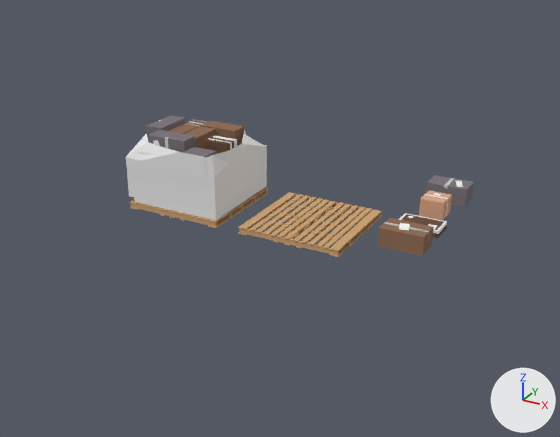
Before and after pictures for a commit that changed the Blender file Serial Cleaners/Assets/Models/Environment/Tutorial/Blend/WarehouseAssets.blend.
Both versions are drawn from a 50 mm camera at (23.7, -48.0, 24.0) aimed at (-5.6, 5.3, -2.7). Every picture has the same lights, and +X, +Y and +Z are marked at lower right.

Script lines for the objects in view, before the commit:
```python
ob_carbordbox1 = bpy.data.objects.new('CarbordBox1', me_cube_004)
ob_carbordbox1.location = (7.43, 0.0, 0.0)
ob_carbordbox1.scale = (1.65, 1.0, 0.73)
ob_carbordbox3 = bpy.data.objects.new('CarbordBox3', me_cube_007)
ob_carbordbox3.location = (7.43, 6.52, 0.0)
ob_carbordbox3.scale = (0.929, 1.0, 0.73)
ob_carbordbox4 = bpy.data.objects.new('CarbordBox4', me_cube_008)
ob_carbordbox4.location = (7.43, 10.08, 0.0)
ob_carbordbox4.scale = (1.65, 1.0, 0.73)
ob_woodpalette = bpy.data.objects.new('WoodPalette', me_cube_002)
ob_woodpalette.location = (0.0, 0.0, 0.0)
ob_woodpalette.scale = (0.214, 3.94, 0.0379)
ob_woodpalettefull1 = bpy.data.objects.new('WoodPaletteFull1', me_cube_009)
ob_woodpalettefull1.location = (-10.04, 0.0, 0.0)
ob_woodpalettefull1.scale = (0.214, 3.94, 0.0379)
# also in view: 'CarbordBox2' at (7.4, 3.4, 0.3)
```
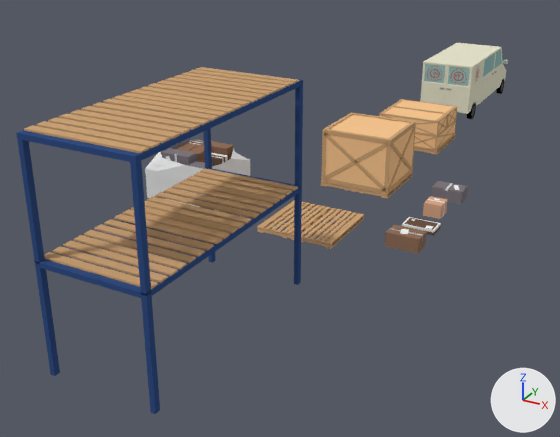
Where the newer file only moved an object's origin or applied its transform, the numbers keep the older frame.

The change, as a diff of the scene's bpy script:
```diff
--- a/Serial Cleaners/Assets/Models/Environment/Tutorial/Blend/WarehouseAssets.blend.py
+++ b/Serial Cleaners/Assets/Models/Environment/Tutorial/Blend/WarehouseAssets.blend.py
@@ mat_logo @@
+mat_logo = bpy.data.materials.new('Logo')
+# colours: white #ffffff, red #bc2932
+# uses the picture img_logo2_png
@@ me_cube_002 @@
 me_cube_002.from_pydata(...)  # 184 vertices, 138 faces; spans x -18.8..18.7, y -1.0..1.0, z 0.0..14.1
 # used by ob_woodpalette; location = (0.0, 0.0, 0.0); scale = (0.214, 3.94, 0.0379)
+# me_cube_002 part 1: the whole mesh is scaled about the mesh origin by 0.75
 me_cube_002.materials.append(mat_woodpalette)
@@ me_cube_004 @@
 me_cube_004.from_pydata(...)  # 32 vertices, 26 faces; spans x -1.01..1.0, y -1.0..1.0, z 0.0..2.01
 # used by ob_carbordbox1; location = (7.43, 0.0, 0.0); scale = (1.65, 1.0, 0.73)
+# me_cube_004 part 2: the whole mesh is scaled about the mesh origin by 0.75
 me_cube_004.materials.append(mat_boxlabel)
@@ me_cube_007 @@
 me_cube_007.from_pydata(...)  # 28 vertices, 17 faces; spans x -1.0..1.01, y -1.0..1.0, z 0.0..2.01
 # used by ob_carbordbox3; location = (7.43, 6.52, 0.0); scale = (0.929, 1.0, 0.73)
+# me_cube_007 part 3: the whole mesh is scaled about the mesh origin by 0.75
 me_cube_007.materials.append(mat_cardboard3)
@@ me_cube_009 @@
 me_cube_009.from_pydata(...)  # 1467 vertices, 1008 faces; spans x -20.0..19.0, y -1.0..1.0, z 0.0..160.0
 # used by ob_woodpalettefull1; location = (-10.04, 0.0, 0.0); scale = (0.214, 3.94, 0.0379)
+# me_cube_009 part 4: the whole mesh is scaled about the mesh origin by 0.75
 me_cube_009.materials.append(mat_woodpalette)
@@ ob_van @@
+ob_van = bpy.data.objects.new('Van', me_cube_006)  # 1419 vertices, 1338 faces; spans x 0.0..3.2, y -7.2..8.7, z 0.0..6.1; in mat_windows (cyan #96bebc), mat_vanbody (white #e7e5cd), mat_tire (black #000000), mat_rim (dark grey #575757), mat_doorhandle (grey #838383); modifiers MIRROR
+ob_van.location = (0.0, 38.44, 0.0)
@@ ob_warehouseshelves @@
+ob_warehouseshelves = bpy.data.objects.new('WarehouseShelves', me_cube)  # 160 vertices, 138 faces; spans x -3.43..3.43, y -7.69..0.0, z -0.01..6.77; in mat_material (blue #344e83), mat_woodpalette (brown #cda477); modifiers MIRROR, ARRAY
+ob_warehouseshelves.location = (0.0, -16.1, 0.0)
@@ ob_woodcratehalves @@
+ob_woodcratehalves = bpy.data.objects.new('WoodCrateHalves', me_cube_003)  # 984 vertices, 738 faces; spans x -3.03..3.01, y -2.97..2.97, z 0.0..3.22; in mat_woodpalette (brown #cda477), mat_woodpalettelight (beige #fac891)
+ob_woodcratehalves.location = (0.0, 23.23, 0.0)
@@ ob_woodcrate @@
+ob_woodcrate = bpy.data.objects.new('WoodCrate', me_cube_001)  # 384 vertices, 288 faces; spans x -3.03..3.01, y -2.96..2.97, z 0.0..4.95; in mat_woodpalette (brown #cda477), mat_woodpalettelight (beige #fac891)
+ob_woodcrate.location = (0.0, 10.71, 0.0)
```

Pixel boxes [x1, y1, x2, y2] of what changed, in the pictures (560 x 437 px):
'WarehouseShelves', added
    after: [16, 67, 303, 414]
    faces in mat_woodpalette (brown #cda477): [24, 67, 299, 289]
    faces in mat_material (blue #344e83): [16, 67, 303, 414]
'WoodPaletteFull1', mesh rescaled
    before: [126, 115, 268, 228]
    after: [145, 139, 250, 213]
'WoodCrate', added (brown)
    after: [321, 112, 416, 198]
    faces in mat_woodpalettelight (beige #fac891): [325, 114, 415, 189]
    faces in mat_woodpalette (brown #cda477): [321, 112, 416, 198]
'WoodPalette', mesh rescaled (26% narrower, 26% shorter)
    before: [238, 192, 382, 257]
    after: [257, 201, 364, 249]
'Van', added
    after: [420, 43, 508, 119]
    faces in mat_vanbody (white #e7e5cd): [420, 43, 508, 114]
    faces in mat_windows (cyan #96bebc): [424, 49, 507, 86]
    faces in mat_logo: [426, 66, 479, 83]
'WoodCrateHalves', added (beige)
    after: [379, 99, 457, 155]
    faces in mat_woodpalettelight (beige #fac891): [380, 100, 456, 149]
    faces in mat_woodpalette (brown #cda477): [379, 99, 457, 155]
'CarbordBox1', mesh rescaled (26% narrower, 23% shorter)
    before: [378, 218, 434, 256]
    after: [385, 225, 426, 254]
'CarbordBox3', mesh rescaled (24% narrower, 25% shorter)
    before: [419, 190, 452, 221]
    after: [423, 196, 448, 219]
